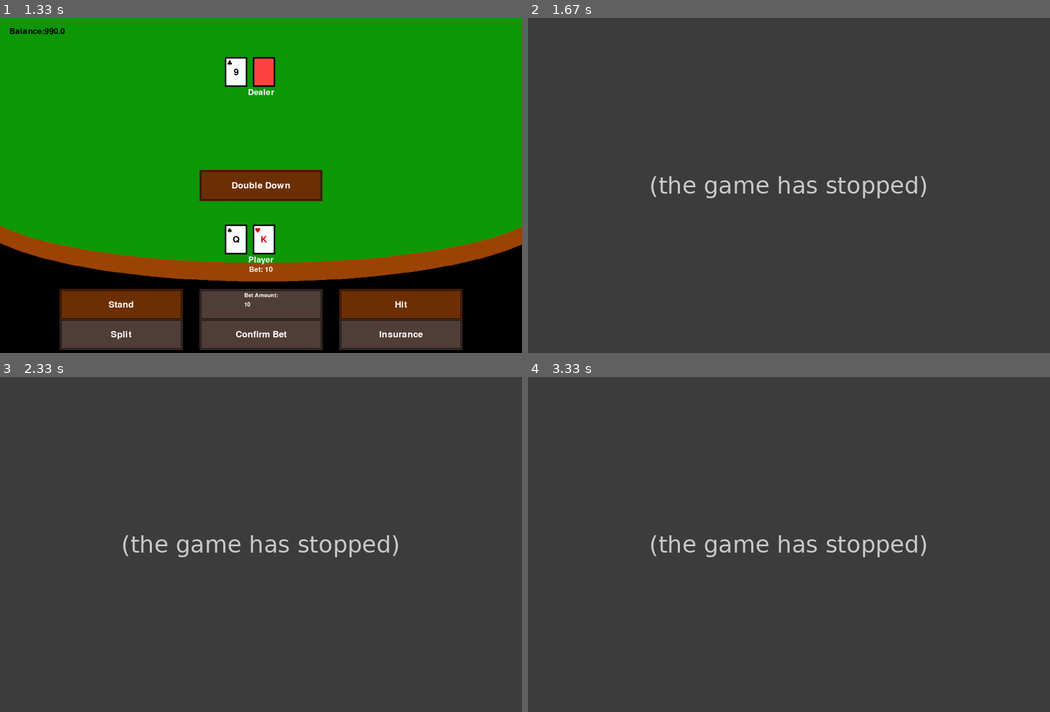
Above: before the commit, frames 1-4 (two rows, left to right).
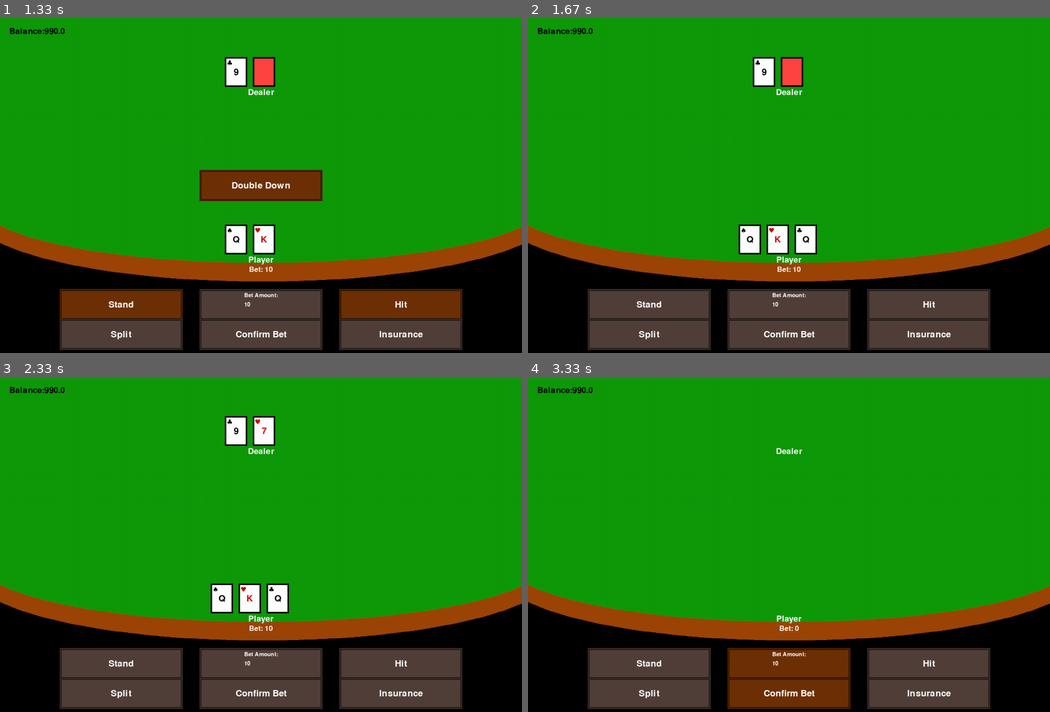
Above: after the commit, the same moments.

Repository: CDonners/None-Exam-Assessment-2026-AQA
Game: pygame game, started from bankrollBust/main.py
Two runs of this game, one before a commit and one after it. Both use one fixed random seed, a clock stepped at 60 frames per second and the inputs below.
Inputs (mouse positions are in pixels of both pictures, inside the frame that each line leads up to):
- Up to frame 1 (1.33 s): press the mouse at (261, 128) at 0.37 s; move the mouse to (266, 205) at 0.47 s; release the mouse at (276, 286) at 0.6 s; click "Start Game" at 0.78 s; click "Confirm Bet" at 1.08 s
- Up to frame 2 (1.67 s): press the mouse at (929, 306) at 1.4 s; move the mouse to (768, 229) at 1.5 s; release the mouse at (611, 152) at 1.63 s
- Up to frame 3 (2.33 s): no input
- Up to frame 4 (3.33 s): press the mouse at (929, 665) at 2.73 s; move the mouse to (956, 567) at 2.83 s; release the mouse at (982, 470) at 2.97 s; click (736, 531) at 3.08 s

Frame 1 is identical in both runs. In frame 2, 88% of the frame differs, in the area x 0-100%, y 0-100%; in frame 3, 88%; in frame 4, 92%.
Error before the commit: IndexError: list index out of range (players.py line 105); the game stopped at 1.4 s (later frames are placeholders)

Commit message:
Updating

Diff:
--- a/bankrollBust/deckLogic.py
+++ b/bankrollBust/deckLogic.py
@@ -48,8 +48,6 @@
 class deckHandling():
     def __init__(self, noOfDecks: int):
         self.deck = self.generateDeck(noOfDecks)
-        self.cardsInPlay = []
-        self.discardPile = []
 
     def generateDeck(self, noOfDecks: int):
         # Card Values and Suits
--- a/bankrollBust/gameLogic.py
+++ b/bankrollBust/gameLogic.py
@@ -78,6 +78,12 @@
         self.mainFont = pygame.font.SysFont("", 32)
         self.betFont = pygame.font.SysFont("", 28)
         self.playerFont = pygame.font.SysFont("", 32) # Sets the font to pygame default with size 22
+        # Card dimensions
+        self.cardWidth = 60
+        self.cardHeight = 80
+        self.cardSpacing = 15
+        self.handSpacing = 30
+
 
     def drawPlayerTexts(self, players):
         for playerObj in players:
@@ -100,24 +106,22 @@
                 betTextRect = betTextSurface.get_rect(center=betCentre)
                 self.screen.blit(betTextSurface, betTextRect)
 
+    def drawHandStatus(self, centre):
+        pass
+
     def drawHand(self, playerObj):
         hands = playerObj.hands
         if len(hands) != 0:
-            # Card dimensions
-            cardWidth = 60
-            cardHeight = 80
-            spacing = 15
-            handSpacing = 30
             # Calculate total width
             totalWidth = 0
             for i, hand in enumerate(hands):
                 cards = hand.cards
                 if len(cards) > 0:
-                    totalWidth += len(cards) * cardWidth # Combined width of cards
-                    totalWidth += (len(cards) - 1) * spacing # Include spacing of cards
-                # Add spacing between hands instead of the card spacing
+                    totalWidth += len(cards) * self.cardWidth # Combined width of cards
+                    totalWidth += (len(cards) - 1) * self.cardSpacing # Include self.cardSpacing of cards
+                # Add self.cardSpacing between hands instead of the card self.cardSpacing
                 if i < len(hands) - 1:
-                    totalWidth += handSpacing
+                    totalWidth += self.handSpacing
             # Centering start X
             centerX = self.playerSeats[playerObj][0]
             startX = centerX - totalWidth // 2
@@ -126,16 +130,16 @@
             for i, hand in enumerate(reversed(hands)):
                 cards = hand.cards
                 for j, card in enumerate(cards):
-                    x = currentX + j * (cardWidth + spacing)
-                    y = self.playerSeats[playerObj][1] - spacing - cardHeight // 2
+                    x = currentX + j * (self.cardWidth + self.cardSpacing)
+                    y = self.playerSeats[playerObj][1] - self.cardSpacing - self.cardHeight // 2
                     card.drawCard(self.screen, (x, y), handIndex=i)
                 # Move forward by this hand's width
                 if len(cards) > 0:
-                    currentX += len(cards) * cardWidth
-                    currentX += (len(cards) - 1) * spacing
+                    currentX += len(cards) * self.cardWidth
+                    currentX += (len(cards) - 1) * self.cardSpacing
                 # Add gap between hands
                 if i < len(hands) - 1:
-                    currentX += handSpacing
+                    currentX += self.handSpacing
 
     def drawBalance(self, players):
         targetPlayer = next(playerObj for playerObj in players if playerObj.isPlayer)
@@ -145,14 +149,14 @@
         balanceTextRect = balanceTextSurface.get_rect(topleft=balanceCentre)
         self.screen.blit(balanceTextSurface, balanceTextRect)
 
-    def drawStatusText(self, winnings):
+    def drawWinnings(self, winnings):
         # Assume player made nothing
-        textSurface = textSurface = self.mainFont.render(f"Bets returned", True, (0, 0, 0)) # Creates text surface with colour black
+        textSurface = self.mainFont.render(f"Bets returned", True, (0, 0, 0)) # Creates text surface with colour black
         if winnings > 0: # Player won BustBux
             textSurface = self.mainFont.render(f"Won: {winnings}", True, (0, 0, 0)) # Creates text surface with colour black
         elif winnings < 0: # Player lose BustBux
             textSurface = self.mainFont.render(f"Lost: {winnings*-1}", True, (0, 0, 0)) # Creates text surface with colour black
-
+        # Create the text rect
         textRect = textSurface.get_rect(center=(700,350))
         self.screen.blit(textSurface, textRect)
 
@@ -180,7 +184,9 @@
     split = False
     insurance = False
     betMade = False
-    nextRound = False
+    startNextRound = False
+    potentialBet = 0
+    playerWinnings = 0
 
 class playGame():
     def __init__(self, noOfDecks: int, difficulty: str, noOfNPCs:int, startingBux: int, screen):
@@ -200,7 +206,6 @@
         # Gameplay Attributes
         self.currentPlayer = self.players[0]
         self.playerIndex = 0
-        self.stoodHands = {} # Dictionary of stood hands as uniqueID:PlayerObject
         self.bustPlayers = 0 # Integer to count how many players went bust
 
     def initialDeal(self):
@@ -219,12 +224,44 @@
         else:
             self.gameState.doubleDownAvailable = False
 
+    def hasActiveHands(self):
+        for player in self.players: # Loop through players
+            if player.isDealer:
+                continue
+            for hand in player.hands:
+                if not hand.busted and not hand.naturalBlackjack:
+                    return True
+        return False
+
     def progressTurn(self):
         if len(self.currentPlayer.hands) - 1 == self.currentPlayer.handIndex: # Player has no more hands to play
             if len(self.players) - 1 != self.playerIndex: # Avoid going out of range
                 self.playerIndex += 1
         else:
             self.currentPlayer.handIndex += 1
+            print(f"Hand index for {self.currentPlayer.name} incremented to {self.currentPlayer.handIndex}")
+
+    def endRound(self):
+        # Game States
+        self.gameState.bettingPhase = True
+        self.gameState.roundStarted = False
+        self.gameState.roundOver = False
+        self.gameState.payedOut = False
+        self.gameState.NPCTurn = False
+        self.gameState.dealerTurn = False
+        self.gameState.doubleDownAvailable = False
+        # Player Actions
+        self.playerAction.hit = False
+        self.playerAction.tand = False
+        self.playerAction.split = False
+        self.playerAction.insurance = False
+        self.playerAction.betMade = False
+        self.playerAction.startNextRound = False
+        self.playerAction.potentialBet = 0
+        self.playerAction.playerWinnings = 0
+        self.playerIndex = 0
+        for player in self.players:
+            player.newRound()
 
     def getPlayerSeats(self):
         # Assigns players their seating positions
--- a/bankrollBust/players.py
+++ b/bankrollBust/players.py
@@ -25,18 +25,13 @@
         self.winnings = 0
 
     def bust(self, game):
-        if len(self.hands) > self.handIndex:
-            currentHand = self.hands[self.handIndex]
-            game.bustPlayers += 1
-            currentHand.busted = True
-            self.handIndex += 1
+        currentHand = self.hands[self.handIndex]
+        game.bustPlayers += 1
+        currentHand.busted = True
 
     def stand(self, game):
         if len(self.hands) > self.handIndex:
             currentHand = self.hands[self.handIndex]
-            if not self.isDealer:
-                uniqueHandID = f"{currentHand.handValue},{self.name},{self.handIndex}"
-                game.stoodHands[uniqueHandID] = self # Adding the stood hand to the dictionary
             currentHand.stood = True
             game.progressTurn()
 
@@ -85,7 +80,6 @@
             self.stand(game)
             if len(self.hands) == 1 and len(currentHand.cards) == 2: # Player has natural blackjack
                 currentHand.naturalBlackjack = True
-                game.progressTurn()
 
     def canSplit(self):
         currentHand = self.hands[self.handIndex].cards
@@ -95,7 +89,7 @@
         return False
 
     def canDoubleDown(self):
-        if len(self.hands) == 1 and len(self.hands[self.handIndex].cards) == 2: # Player hasn't acted meaning they can double down
+        if len(self.hands) == 1 and len(self.hands[0].cards) == 2 and not self.hands[0].stood: # Player hasn't acted meaning they can double down
             return True
         else:
             return False
